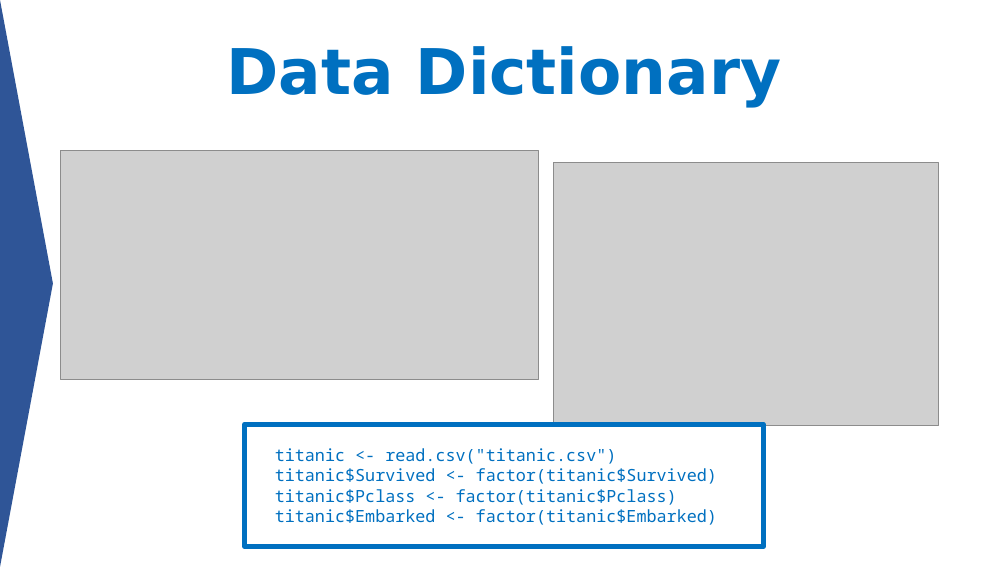
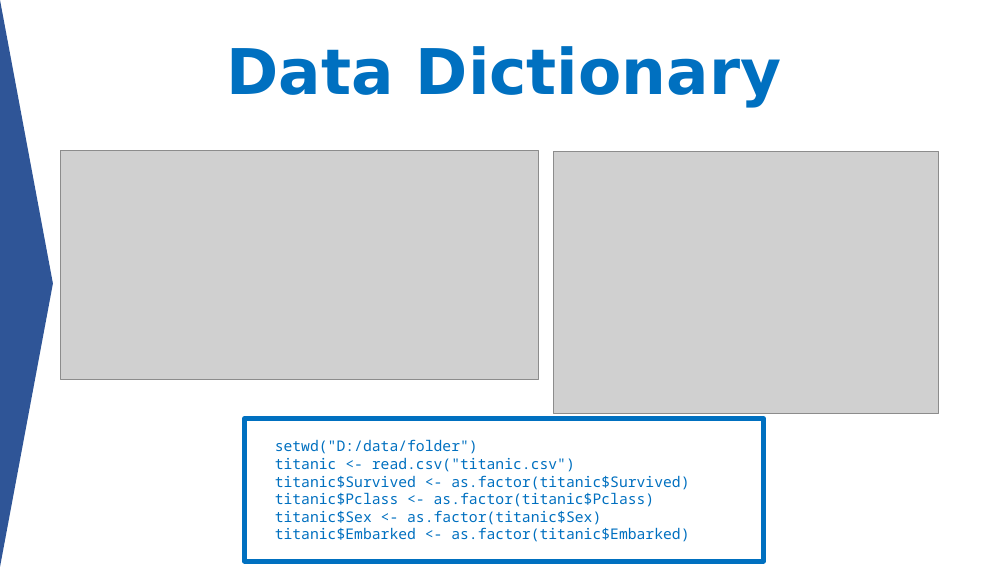
Before and after one commit to aephidayatuloh/DataViz-Introggplot2, a slide deck: slide 6 of Data Visualization - Simply but Beauty ggplot2.pptx. Drawn at 1008x567 pixels with LibreOffice and Linux fonts; fonts in the diff are those of the drawing; grey boxes stand for pictures. Boxes give left, top, right and bottom in pixels: in the first picture for what was removed or moved away, otherwise in the second. Text is boxed around its words. In the diff, an @@ line names an element or a change of style, - is before the commit and + after.

```diff
--- a/Data Visualization - Simply but Beauty ggplot2.pptx
+++ b/Data Visualization - Simply but Beauty ggplot2.pptx
@@ picture: place and size @@
-picture at bbox=[554, 163, 938, 425]
+picture at bbox=[554, 151, 938, 414]
@@ rectangle "setwd("D:/data/folder")": place and size @@
-rectangle "setwd("D:/data/folder")" at bbox=[244, 424, 763, 547]
+rectangle "setwd("D:/data/folder")" at bbox=[244, 419, 763, 561]
@@ text in rectangle at bbox=[275, 439, 478, 454]: paragraph added @@
+      setwd("D:/data/folder")
@@ text in rectangle at bbox=[275, 475, 689, 542]: text changed; size 16 to 14 pt @@
-      titanic$Survived <- factor(titanic$Survived)
-      titanic$Pclass <- factor(titanic$Pclass)
-      titanic$Embarked <- factor(titanic$Embarked)
+      titanic$Survived <- as.factor(titanic$Survived)
+      titanic$Pclass <- as.factor(titanic$Pclass)
+      titanic$Sex <- as.factor(titanic$Sex)
+      titanic$Embarked <- as.factor(titanic$Embarked)
@@ text in rectangle at bbox=[275, 457, 575, 472]: size 16 to 14 pt in "titanic <- read.csv("titanic.csv")" @@
```
Also in this commit, not shown: 31 other slides changed, 1 slide added, 2 slides removed.
